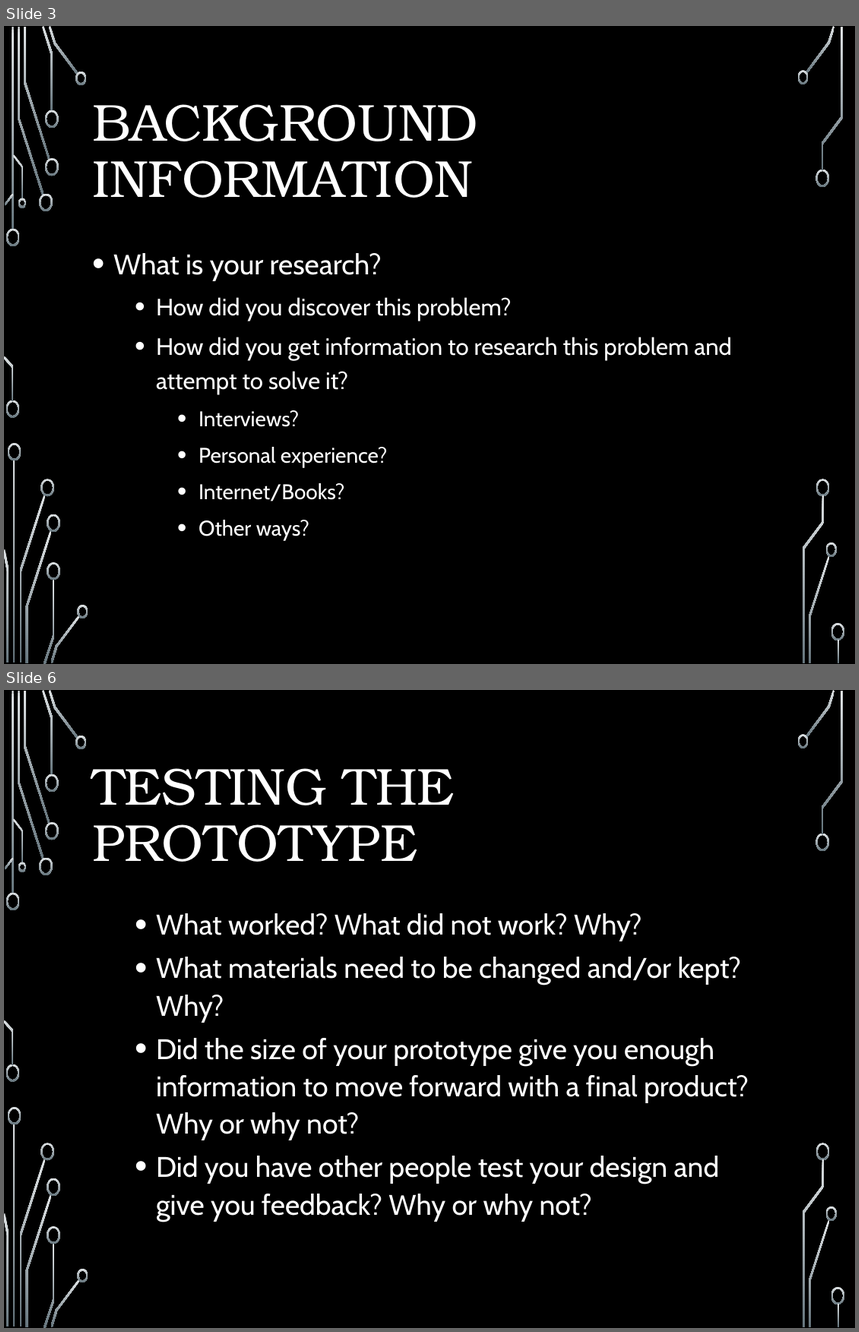
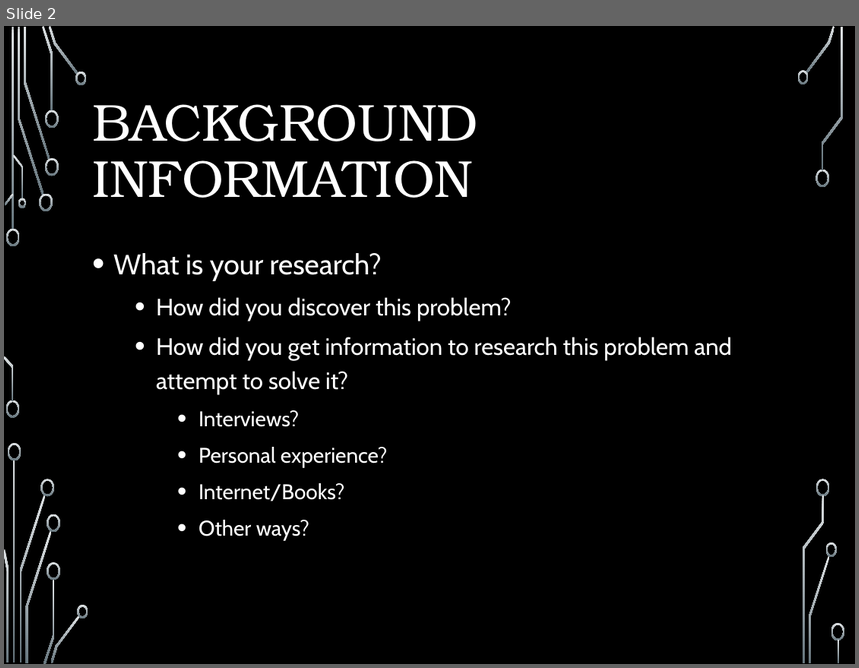
Before and after one commit to yasenstar/ontology-pizza-cn, a slide deck: 使用Protégé建立pizza本体模型.pptx. Shown one above the other, each under a label of ours: slides 3 and 6 before the commit, slide 2 after it; the slides between them are not shown. The pictures are 859x1332 and 859x668 pixels, drawn with LibreOffice and Linux fonts; fonts in the diff are those of the drawing; background and template pictures are left out. Boxes give left, top, right and bottom in pixels: in the first picture for what was removed or moved away, otherwise in the second. Text is boxed around its words. In the diff, an @@ line names an element or a change of style, - is before the commit and + after.

```diff
--- a/使用Protégé建立pizza本体模型.pptx
+++ b/使用Protégé建立pizza本体模型.pptx
@@ slide 6 removed at <box>4,690,855,1328</box>, background picture (left out); not listed: 36 template elements that a slide beside it also shows @@
@@ title removed at <box>92,768,455,862</box> @@
-TESTING THE PROTOTYPE
@@ text removed at <box>156,913,749,1221</box> @@
-  • What worked? What did not work? Why?
-  • What materials need to be changed and/or kept? Why?
-  • Did the size of your prototype give you enough information to move forward with a final product? Why or why not?
-  • Did you have other people test your design and give you feedback? Why or why not?
@@ what was slide 3 is now slide 2 @@
```
Also in this commit, not shown: 5 other slides removed.
